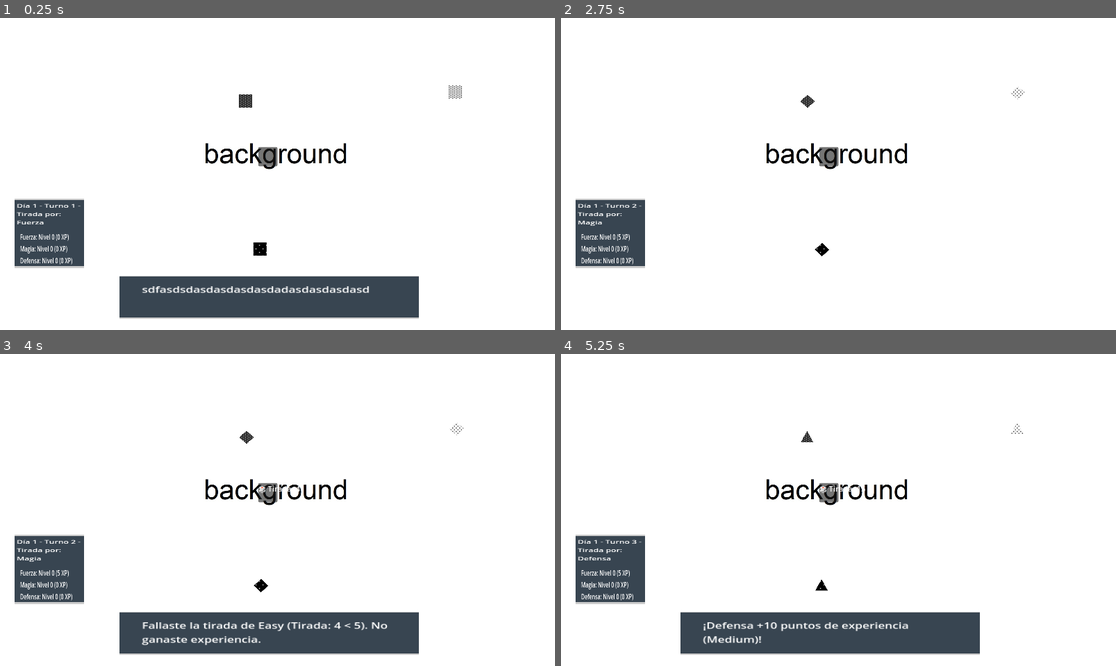
Above: before the commit, frames 1-4 (two rows, left to right).
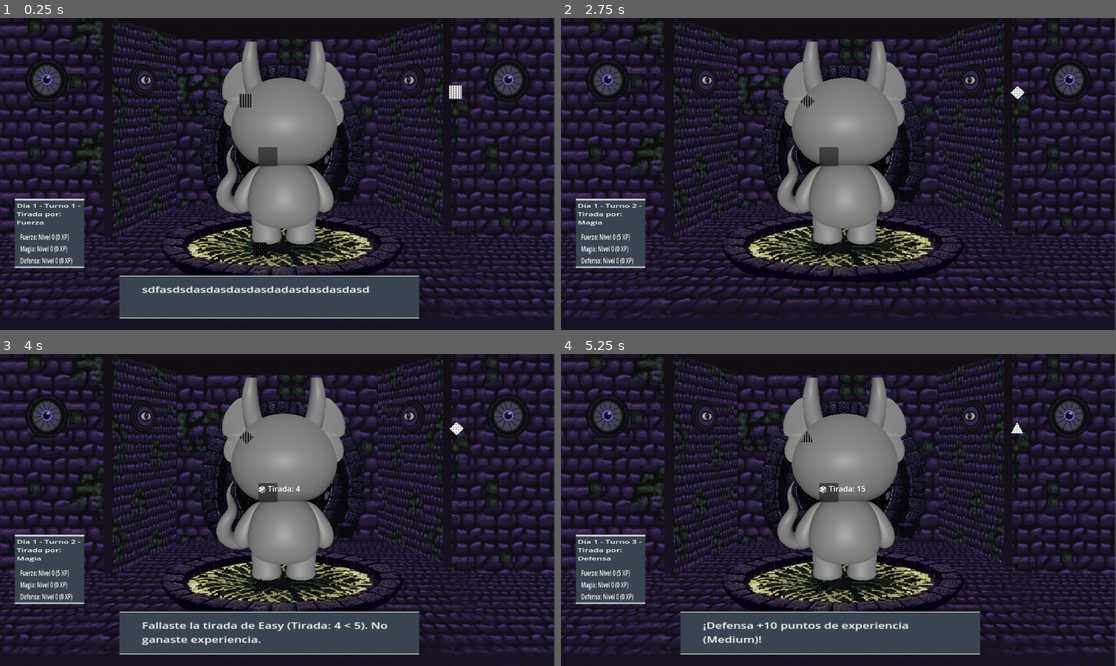
Above: after the commit, the same moments.

Repository: theduodecim/tamadadochi_gamelab
Game: Godot game, scene res://main.tscn
Two runs of this game, one before a commit and one after it. Both use one fixed random seed, a clock stepped at 60 frames per second and the inputs below.
Inputs (mouse positions are in pixels of both pictures, inside the frame that each line leads up to):
- Up to frame 1 (0.25 s): no input
- Up to frame 2 (2.75 s): click (1016, 92) at 0.5 s; tap Enter at 1.25 s; tap Space at 2 s
- Up to frame 3 (4 s): click (455, 428) at 2.75 s; tap Enter at 3.5 s
- Up to frame 4 (5.25 s): tap Space at 4.25 s; click (805, 438) at 5 s

The runs differ from the first frame. In frame 1, 90% of the frame differs, in the area x 0-100%, y 0-100%; in frame 2, 97%; in frame 3, 90%; in frame 4, 90%.

Commit message:
2d_y_3d_imported

Diff:
--- /dev/null
+++ b/tamadadochi/assets/icons/puntero_1.svg
@@ -0,0 +1,253 @@
+<svg width="64" height="64" viewBox="0 0 64 64" fill="none" xmlns="http://www.w3.org/2000/svg">
+<g clip-path="url(#clip0_2589_574)">
+<path d="M2 0H0V2H2V0Z" fill="#453E78"/>
+<path d="M4 0H2V2H4V0Z" fill="#453E78"/>
+<path d="M2 2H0V4H2V2Z" fill="#453E78"/>
+<path d="M4 2H2V4H4V2Z" fill="#7664FE"/>
+<path d="M6 2H4V4H6V2Z" fill="#453E78"/>
+<path d="M4 4H2V6H4V4Z" fill="#453E78"/>
+<path d="M6 4H4V6H6V4Z" fill="#7664FE"/>
+<path d="M8 4H6V6H8V4Z" fill="#453E78"/>
+<path d="M6 6H4V8H6V6Z" fill="#453E78"/>
+<path d="M8 6H6V8H8V6Z" fill="#7664FE"/>
+<path d="M10 6H8V8H10V6Z" fill="#453E78"/>
+<path d="M8 8H6V10H8V8Z" fill="#453E78"/>
+<path d="M10 8H8V10H10V8Z" fill="#453E78"/>
+<path d="M12 8H10V10H12V8Z" fill="#D6B97B"/>
+<path d="M10 10H8V12H10V10Z" fill="#D6B97B"/>
+<path d="M12 10H10V12H12V10Z" fill="#E9D8A1"/>
+<path d="M14 10H12V12H14V10Z" fill="#D6B97B"/>
+<path d="M12 12H10V14H12V12Z" fill="#D6B97B"/>
+<path d="M14 12H12V14H14V12Z" fill="#E9D8A1"/>
+<path d="M14 14H12V16H14V14Z" fill="#D6B97B"/>
+<path d="M16 14H14V16H16V14Z" fill="#E9D8A1"/>
+<path d="M18 14H16V16H18V14Z" fill="#D6B97B"/>
+<path d="M14 16H12V18H14V16Z" fill="#D6B97B"/>
+<path d="M16 16H14V18H16V16Z" fill="#D6B97B"/>
+<path d="M18 16H16V18H18V16Z" fill="#E9D8A1"/>
+<path d="M20 16H18V18H20V16Z" fill="#D6B97B"/>
+<path d="M54 16H52V18H54V16Z" fill="#AFAAB9"/>
+<path d="M56 16H54V18H56V16Z" fill="#AFAAB9"/>
+<path d="M16 18H14V20H16V18Z" fill="#D6B97B"/>
+<path d="M18 18H16V20H18V18Z" fill="#D6B97B"/>
+<path d="M20 18H18V20H20V18Z" fill="#AFAAB9"/>
+<path d="M22 18H20V20H22V18Z" fill="#AFAAB9"/>
+<path d="M54 18H52V20H54V18Z" fill="#D6B97B"/>
+<path d="M56 18H54V20H56V18Z" fill="#E9D8A1"/>
+<path d="M18 20H16V22H18V20Z" fill="#AFAAB9"/>
+<path d="M20 20H18V22H20V20Z" fill="#AFAAB9"/>
+<path d="M22 20H20V22H22V20Z" fill="#E9D8A1"/>
+<path d="M24 20H22V22H24V20Z" fill="#E9D8A1"/>
+<path d="M46 20H44V22H46V20Z" fill="#AFAAB9"/>
+<path d="M48 20H46V22H48V20Z" fill="#AFAAB9"/>
+<path d="M50 20H48V22H50V20Z" fill="#D6B97B"/>
+<path d="M56 20H54V22H56V20Z" fill="#E9D8A1"/>
+<path d="M58 20H56V22H58V20Z" fill="#D6B97B"/>
+<path d="M20 22H18V24H20V22Z" fill="#D6B97B"/>
+<path d="M22 22H20V24H22V22Z" fill="#D6B97B"/>
+<path d="M24 22H22V24H24V22Z" fill="#D6B97B"/>
+<path d="M26 22H24V24H26V22Z" fill="#E9D8A1"/>
+<path d="M46 22H44V24H46V22Z" fill="#D6B97B"/>
+<path d="M48 22H46V24H48V22Z" fill="#E9D8A1"/>
+<path d="M50 22H48V24H50V22Z" fill="#D6B97B"/>
+<path d="M58 22H56V24H58V22Z" fill="#D6B97B"/>
+<path d="M24 24H22V26H24V24Z" fill="#D6B97B"/>
+<path d="M26 24H24V26H26V24Z" fill="#E9D8A1"/>
+<path d="M28 24H26V26H28V24Z" fill="#D6B97B"/>
+<path d="M30 24H28V26H30V24Z" fill="#D6B97B"/>
+<path d="M38 24H36V26H38V24Z" fill="#D6B97B"/>
+<path d="M40 24H38V26H40V24Z" fill="#AFAAB9"/>
+<path d="M48 24H46V26H48V24Z" fill="#E9D8A1"/>
+<path d="M50 24H48V26H50V24Z" fill="#E9D8A1"/>
+<path d="M58 24H56V26H58V24Z" fill="#E9D8A1"/>
+<path d="M60 24H58V26H60V24Z" fill="#D6B97B"/>
+<path d="M26 26H24V28H26V26Z" fill="#D6B97B"/>
+<path d="M28 26H26V28H28V26Z" fill="#E9D8A1"/>
+<path d="M30 26H28V28H30V26Z" fill="#D6B97B"/>
+<path d="M32 26H30V28H32V26Z" fill="#D6B97B"/>
+<path d="M36 26H34V28H36V26Z" fill="#D6B97B"/>
+<path d="M38 26H36V28H38V26Z" fill="#AFAAB9"/>
+<path d="M40 26H38V28H40V26Z" fill="#D6B97B"/>
+<path d="M42 26H40V28H42V26Z" fill="#D6B97B"/>
+<path d="M50 26H48V28H50V26Z" fill="#E9D8A1"/>
+<path d="M52 26H50V28H52V26Z" fill="#D6B97B"/>
+<path d="M58 26H56V28H58V26Z" fill="#E9D8A1"/>
+<path d="M60 26H58V28H60V26Z" fill="#D6B97B"/>
+<path d="M28 28H26V30H28V28Z" fill="#D6B97B"/>
+<path d="M30 28H28V30H30V28Z" fill="#AFAAB9"/>
+<path d="M32 28H30V30H32V28Z" fill="#AFAAB9"/>
+<path d="M34 28H32V30H34V28Z" fill="#AFAAB9"/>
+<path d="M38 28H36V30H38V28Z" fill="#D6B97B"/>
+<path d="M40 28H38V30H40V28Z" fill="#D6B97B"/>
+<path d="M42 28H40V30H42V28Z" fill="#E9D8A1"/>
+<path d="M44 28H42V30H44V28Z" fill="#D6B97B"/>
+<path d="M52 28H50V30H52V28Z" fill="#E9D8A1"/>
+<path d="M54 28H52V30H54V28Z" fill="#D6B97B"/>
+<path d="M58 28H56V30H58V28Z" fill="#E9D8A1"/>
+<path d="M60 28H58V30H60V28Z" fill="#D6B97B"/>
+<path d="M28 30H26V32H28V30Z" fill="#AFAAB9"/>
+<path d="M30 30H28V32H30V30Z" fill="#AFAAB9"/>
+<path d="M32 30H30V32H32V30Z" fill="#E9D8A1"/>
+<path d="M42 30H40V32H42V30Z" fill="#E9D8A1"/>
+<path d="M44 30H42V32H44V30Z" fill="#D6B97B"/>
+<path d="M54 30H52V32H54V30Z" fill="#E9D8A1"/>
+<path d="M60 30H58V32H60V30Z" fill="#D6B97B"/>
+<path d="M30 32H28V34H30V32Z" fill="#D6B97B"/>
+<path d="M32 32H30V34H32V32Z" fill="#D6B97B"/>
+<path d="M34 32H32V34H34V32Z" fill="#E9D8A1"/>
+<path d="M36 32H34V34H36V32Z" fill="#D6B97B"/>
+<path d="M44 32H42V34H44V32Z" fill="#D6B97B"/>
+<path d="M46 32H44V34H46V32Z" fill="#D6B97B"/>
+<path d="M54 32H52V34H54V32Z" fill="#E9D8A1"/>
+<path d="M56 32H54V34H56V32Z" fill="#D6B97B"/>
+<path d="M60 32H58V34H60V32Z" fill="#D6B97B"/>
+<path d="M62 32H60V34H62V32Z" fill="#D6B97B"/>
+<path d="M32 34H30V36H32V34Z" fill="#D6B97B"/>
+<path d="M34 34H32V36H34V34Z" fill="#E9D8A1"/>
+<path d="M36 34H34V36H36V34Z" fill="#E9D8A1"/>
+<path d="M38 34H36V36H38V34Z" fill="#D6B97B"/>
+<path d="M46 34H44V36H46V34Z" fill="#E9D8A1"/>
+<path d="M48 34H46V36H48V34Z" fill="#D6B97B"/>
+<path d="M54 34H52V36H54V34Z" fill="#AFAAB9"/>
+<path d="M56 34H54V36H56V34Z" fill="#D6B97B"/>
+<path d="M62 34H60V36H62V34Z" fill="#D6B97B"/>
+<path d="M36 36H34V38H36V36Z" fill="#E9D8A1"/>
+<path d="M38 36H36V38H38V36Z" fill="#E9D8A1"/>
+<path d="M40 36H38V38H40V36Z" fill="#D6B97B"/>
+<path d="M48 36H46V38H48V36Z" fill="#D6B97B"/>
+<path d="M56 36H54V38H56V36Z" fill="#E9D8A1"/>
+<path d="M60 36H58V38H60V36Z" fill="#E9D8A1"/>
+<path d="M62 36H60V38H62V36Z" fill="#D6B97B"/>
+<path d="M38 38H36V40H38V38Z" fill="#E9D8A1"/>
+<path d="M40 38H38V40H40V38Z" fill="#D6B97B"/>
+<path d="M42 38H40V40H42V38Z" fill="#D6B97B"/>
+<path d="M50 38H48V40H50V38Z" fill="#E9D8A1"/>
+<path d="M56 38H54V40H56V38Z" fill="#AFAAB9"/>
+<path d="M62 38H60V40H62V38Z" fill="#D6B97B"/>
+<path d="M64 38H62V40H64V38Z" fill="#D6B97B"/>
+<path d="M38 40H36V42H38V40Z" fill="#D6B97B"/>
+<path d="M40 40H38V42H40V40Z" fill="#E9D8A1"/>
+<path d="M42 40H40V42H42V40Z" fill="#E9D8A1"/>
+<path d="M50 40H48V42H50V40Z" fill="#E9D8A1"/>
+<path d="M52 40H50V42H52V40Z" fill="#D6B97B"/>
+<path d="M58 40H56V42H58V40Z" fill="#E9D8A1"/>
+<path d="M64 40H62V42H64V40Z" fill="#D6B97B"/>
+<path d="M34 42H32V44H34V42Z" fill="#AFAAB9"/>
+<path d="M40 42H38V44H40V42Z" fill="#D6B97B"/>
+<path d="M42 42H40V44H42V42Z" fill="#E9D8A1"/>
+<path d="M44 42H42V44H44V42Z" fill="#AFAAB9"/>
+<path d="M52 42H50V44H52V42Z" fill="#D6B97B"/>
+<path d="M60 42H58V44H60V42Z" fill="#AFAAB9"/>
+<path d="M64 42H62V44H64V42Z" fill="#D6B97B"/>
+<path d="M30 44H28V46H30V44Z" fill="#D6B97B"/>
+<path d="M32 44H30V46H32V44Z" fill="#AFAAB9"/>
+<path d="M34 44H32V46H34V44Z" fill="#AFAAB9"/>
+<path d="M42 44H40V46H42V44Z" fill="#D6B97B"/>
+<path d="M44 44H42V46H44V44Z" fill="#E9D8A1"/>
+<path d="M46 44H44V46H46V44Z" fill="#E9D8A1"/>
+<path d="M54 44H52V46H54V44Z" fill="#D6B97B"/>
+<path d="M56 44H54V46H56V44Z" fill="#E9D8A1"/>
+<path d="M60 44H58V46H60V44Z" fill="#E9D8A1"/>
+<path d="M64 44H62V46H64V44Z" fill="#D6B97B"/>
+<path d="M28 46H26V48H28V46Z" fill="#E9D8A1"/>
+<path d="M30 46H28V48H30V46Z" fill="#AFAAB9"/>
+<path d="M32 46H30V48H32V46Z" fill="#AFAAB9"/>
+<path d="M44 46H42V48H44V46Z" fill="#D6B97B"/>
+<path d="M46 46H44V48H46V46Z" fill="#E9D8A1"/>
+<path d="M48 46H46V48H48V46Z" fill="#E9D8A1"/>
+<path d="M54 46H52V48H54V46Z" fill="#AFAAB9"/>
+<path d="M56 46H54V48H56V46Z" fill="#E9D8A1"/>
+<path d="M60 46H58V48H60V46Z" fill="#E9D8A1"/>
+<path d="M62 46H60V48H62V46Z" fill="#D6B97B"/>
+<path d="M64 46H62V48H64V46Z" fill="#D6B97B"/>
+<path d="M28 48H26V50H28V48Z" fill="#E9D8A1"/>
+<path d="M30 48H28V50H30V48Z" fill="#E9D8A1"/>
+<path d="M32 48H30V50H32V48Z" fill="#E9D8A1"/>
+<path d="M46 48H44V50H46V48Z" fill="#D6B97B"/>
+<path d="M48 48H46V50H48V48Z" fill="#E9D8A1"/>
+<path d="M50 48H48V50H50V48Z" fill="#E9D8A1"/>
+<path d="M52 48H50V50H52V48Z" fill="#D6B97B"/>
+<path d="M54 48H52V50H54V48Z" fill="#AFAAB9"/>
+<path d="M56 48H54V50H56V48Z" fill="#AFAAB9"/>
+<path d="M58 48H56V50H58V48Z" fill="#E9D8A1"/>
+<path d="M60 48H58V50H60V48Z" fill="#E9D8A1"/>
+<path d="M62 48H60V50H62V48Z" fill="#E9D8A1"/>
+<path d="M64 48H62V50H64V48Z" fill="#E9D8A1"/>
+<path d="M26 50H24V52H26V50Z" fill="#AFAAB9"/>
+<path d="M28 50H26V52H28V50Z" fill="#AFAAB9"/>
+<path d="M30 50H28V52H30V50Z" fill="#AFAAB9"/>
+<path d="M32 50H30V52H32V50Z" fill="#E9D8A1"/>
+<path d="M48 50H46V52H48V50Z" fill="#D6B97B"/>
+<path d="M50 50H48V52H50V50Z" fill="#D6B97B"/>
+<path d="M52 50H50V52H52V50Z" fill="#D6B97B"/>
+<path d="M54 50H52V52H54V50Z" fill="#E9D8A1"/>
+<path d="M56 50H54V52H56V50Z" fill="#E9D8A1"/>
+<path d="M58 50H56V52H58V50Z" fill="#AFAAB9"/>
+<path d="M60 50H58V52H60V50Z" fill="#AFAAB9"/>
+<path d="M62 50H60V52H62V50Z" fill="#E9D8A1"/>
+<path d="M64 50H62V52H64V50Z" fill="#E9D8A1"/>
+<path d="M30 52H28V54H30V52Z" fill="#AFAAB9"/>
+<path d="M32 52H30V54H32V52Z" fill="#AFAAB9"/>
+<path d="M34 52H32V54H34V52Z" fill="#E9D8A1"/>
+<path d="M36 52H34V54H36V52Z" fill="#E9D8A1"/>
+<path d="M38 52H36V54H38V52Z" fill="#D6B97B"/>
+<path d="M50 52H48V54H50V52Z" fill="#D6B97B"/>
+<path d="M52 52H50V54H52V52Z" fill="#D6B97B"/>
+<path d="M54 52H52V54H54V52Z" fill="#AFAAB9"/>
+<path d="M56 52H54V54H56V52Z" fill="#AFAAB9"/>
+<path d="M58 52H56V54H58V52Z" fill="#AFAAB9"/>
+<path d="M60 52H58V54H60V52Z" fill="#E9D8A1"/>
+<path d="M62 52H60V54H62V52Z" fill="#E9D8A1"/>
+<path d="M64 52H62V54H64V52Z" fill="#E9D8A1"/>
+<path d="M32 54H30V56H32V54Z" fill="#D6B97B"/>
+<path d="M34 54H32V56H34V54Z" fill="#D6B97B"/>
+<path d="M36 54H34V56H36V54Z" fill="#E9D8A1"/>
+<path d="M38 54H36V56H38V54Z" fill="#E9D8A1"/>
+<path d="M40 54H38V56H40V54Z" fill="#E9D8A1"/>
+<path d="M56 54H54V56H56V54Z" fill="#E9D8A1"/>
+<path d="M58 54H56V56H58V54Z" fill="#E9D8A1"/>
+<path d="M60 54H58V56H60V54Z" fill="#E9D8A1"/>
+<path d="M62 54H60V56H62V54Z" fill="#E9D8A1"/>
+<path d="M64 54H62V56H64V54Z" fill="#E9D8A1"/>
+<path d="M36 56H34V58H36V56Z" fill="#D6B97B"/>
+<path d="M38 56H36V58H38V56Z" fill="#E9D8A1"/>
+<path d="M40 56H38V58H40V56Z" fill="#E9D8A1"/>
+<path d="M54 56H52V58H54V56Z" fill="#AFAAB9"/>
+<path d="M56 56H54V58H56V56Z" fill="#E9D8A1"/>
+<path d="M58 56H56V58H58V56Z" fill="#E9D8A1"/>
+<path d="M60 56H58V58H60V56Z" fill="#E9D8A1"/>
+<path d="M62 56H60V58H62V56Z" fill="#E9D8A1"/>
+<path d="M64 56H62V58H64V56Z" fill="#E9D8A1"/>
+<path d="M42 58H40V60H42V58Z" fill="#E9D8A1"/>
+<path d="M44 58H42V60H44V58Z" fill="#E9D8A1"/>
+<path d="M54 58H52V60H54V58Z" fill="#AFAAB9"/>
+<path d="M56 58H54V60H56V58Z" fill="#AFAAB9"/>
+<path d="M58 58H56V60H58V58Z" fill="#E9D8A1"/>
+<path d="M60 58H58V60H60V58Z" fill="#E9D8A1"/>
+<path d="M62 58H60V60H62V58Z" fill="#E9D8A1"/>
+<path d="M64 58H62V60H64V58Z" fill="#D6B97B"/>
+<path d="M44 60H42V62H44V60Z" fill="#E9D8A1"/>
+<path d="M46 60H44V62H46V60Z" fill="#E9D8A1"/>
+<path d="M48 60H46V62H48V60Z" fill="#E9D8A1"/>
+<path d="M50 60H48V62H50V60Z" fill="#E9D8A1"/>
+<path d="M52 60H50V62H52V60Z" fill="#E9D8A1"/>
+<path d="M54 60H52V62H54V60Z" fill="#E9D8A1"/>
+<path d="M56 60H54V62H56V60Z" fill="#AFAAB9"/>
+<path d="M58 60H56V62H58V60Z" fill="#E9D8A1"/>
+<path d="M60 60H58V62H60V60Z" fill="#E9D8A1"/>
+<path d="M62 60H60V62H62V60Z" fill="#D6B97B"/>
+<path d="M64 60H62V62H64V60Z" fill="#D6B97B"/>
+<path d="M50 62H48V64H50V62Z" fill="#E9D8A1"/>
+<path d="M52 62H50V64H52V62Z" fill="#D6B97B"/>
+<path d="M54 62H52V64H54V62Z" fill="#D6B97B"/>
+<path d="M56 62H54V64H56V62Z" fill="#D6B97B"/>
+<path d="M58 62H56V64H58V62Z" fill="#D6B97B"/>
+<path d="M60 62H58V64H60V62Z" fill="#D6B97B"/>
+<path d="M62 62H60V64H62V62Z" fill="#D6B97B"/>
+</g>
+<defs>
+<clipPath id="clip0_2589_574">
+<rect width="64" height="64" fill="white"/>
+</clipPath>
+</defs>
+</svg>
--- a/tamadadochi/main.tscn
+++ b/tamadadochi/main.tscn
@@ -1,11 +1,15 @@
-[gd_scene load_steps=10 format=3 uid="uid://bukvvhx5dolxy"]
+[gd_scene load_steps=12 format=3 uid="uid://bukvvhx5dolxy"]
 
-[ext_resource type="Texture2D" uid="uid://btorin5h5ffjp" path="res://assets/img/test/background.jpg" id="1_ig7tw"]
 [ext_resource type="Texture2D" uid="uid://bfx7tfangiw06" path="res://assets/img/test/def_1.png" id="2_1bvp3"]
+[ext_resource type="Texture2D" uid="uid://cmwq34csjm0cp" path="res://assets/img/background.png" id="2_7mycd"]
 [ext_resource type="Script" uid="uid://bw81x7tipex3u" path="res://main.gd" id="3_7mycd"]
+[ext_resource type="PackedScene" uid="uid://puxxlbla6kkm" path="res://assets/3d_model/BOSS.glb" id="3_272bh"]
 [ext_resource type="Texture2D" uid="uid://bds0lbtgn5m56" path="res://assets/img/test/def_2.png" id="3_lquwl"]
 [ext_resource type="Texture2D" uid="uid://swbgdutw6k83" path="res://assets/img/test/def_3.png" id="4_7mycd"]
 [ext_resource type="Theme" uid="uid://cfu7ugxyqltwc" path="res://main_theme.tres" id="6_7mycd"]
+
+[sub_resource type="ViewportTexture" id="ViewportTexture_272bh"]
+viewport_path = NodePath("Control/Node3D/SubViewport")
 
 [sub_resource type="LabelSettings" id="LabelSettings_7mycd"]
 
@@ -17,20 +21,39 @@
 script = ExtResource("3_7mycd")
 
 [node name="background" type="TextureRect" parent="."]
-offset_right = 40.0
-offset_bottom = 40.0
+offset_right = 1917.0
+offset_bottom = 1085.0
 scale = Vector2(0.6, 0.6)
-texture = ExtResource("1_ig7tw")
+texture = ExtResource("2_7mycd")
 
 [node name="Control" type="Control" parent="."]
 layout_mode = 3
 anchors_preset = 0
-offset_right = 40.0
-offset_bottom = 40.0
+offset_left = 2.0
+offset_top = 2.0
+offset_right = 1156.0
+offset_bottom = 654.0
 
 [node name="Node3D" type="Node3D" parent="Control"]
 
-[node name="Camera3D" type="Camera3D" parent="Control"]
+[node name="SubViewport" type="SubViewport" parent="Control/Node3D"]
+transparent_bg = true
+
+[node name="Camera3D" type="Camera3D" parent="Control/Node3D/SubViewport"]
+transform = Transform3D(1, 0, 0, 0, 1, 0, 0, 0, 1, 0, 1.75345, 3.73434)
+
+[node name="BOSS" parent="Control/Node3D/SubViewport" instance=ExtResource("3_272bh")]
+transform = Transform3D(1, 0, 0, 0, 1, 0, 0, 0, 1, 0.0833777, 0.0569, 0.205497)
+
+[node name="DirectionalLight3D" type="DirectionalLight3D" parent="Control/Node3D/SubViewport"]
+
+[node name="TextureRect" type="TextureRect" parent="Control"]
+layout_mode = 0
+offset_left = 323.0
+offset_top = 47.0
+offset_right = 835.0
+offset_bottom = 559.0
+texture = SubResource("ViewportTexture_272bh")
 
 [node name="Node2D" type="Node2D" parent="."]
 
--- a/tamadadochi/project.godot
+++ b/tamadadochi/project.godot
@@ -14,3 +14,7 @@
 run/main_scene="uid://bukvvhx5dolxy"
 config/features=PackedStringArray("4.4", "Forward Plus")
 config/icon="res://icon.svg"
+
+[display]
+
+mouse_cursor/custom_image="uid://7o6g3sjand66"
Not shown, added: tamadadochi/assets/icons/puntero_1.svg.import
Binary file added: tamadadochi/assets/img/background.png
Not shown, added: tamadadochi/assets/img/background.png.import
Binary file added: tamadadochi/assets/img/tamadadotchi_menu2_botones.png
Not shown, added: tamadadochi/assets/img/tamadadotchi_menu2_botones.png.import
Binary file added: tamadadochi/assets/img/tamadadotchi_menu2_texto.png
Not shown, added: tamadadochi/assets/img/tamadadotchi_menu2_texto.png.import
Binary file added: tamadadochi/assets/img/tamadadotchi_menu_fondo.png
Not shown, added: tamadadochi/assets/img/tamadadotchi_menu_fondo.png.import
